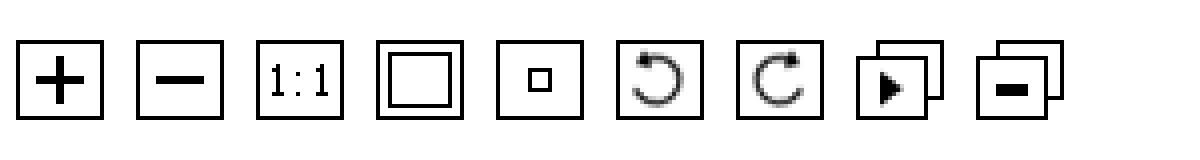
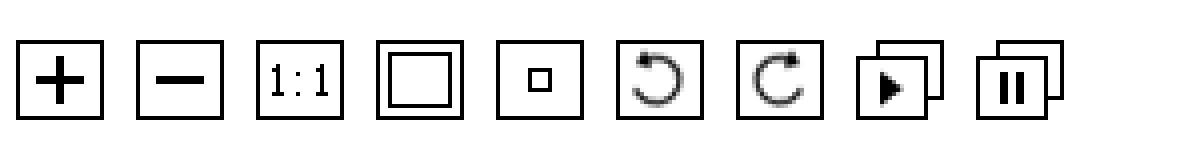
Comparing the layer stacks of the two 1200 x 160 images. Changes:
added layer "图层 2 副本 9" above "图层 2 副本 6" over (1000, 72, 1024, 104)
painted on "图层 2 副本 11" over (996, 84, 1028, 96)
